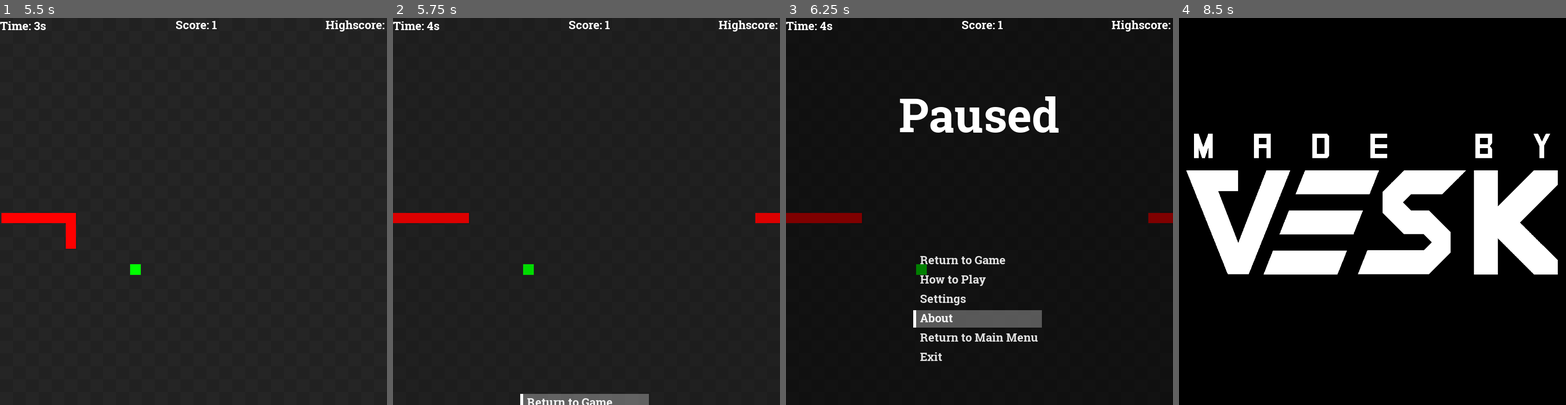
Above: before the commit, frames 1-4 (left to right).
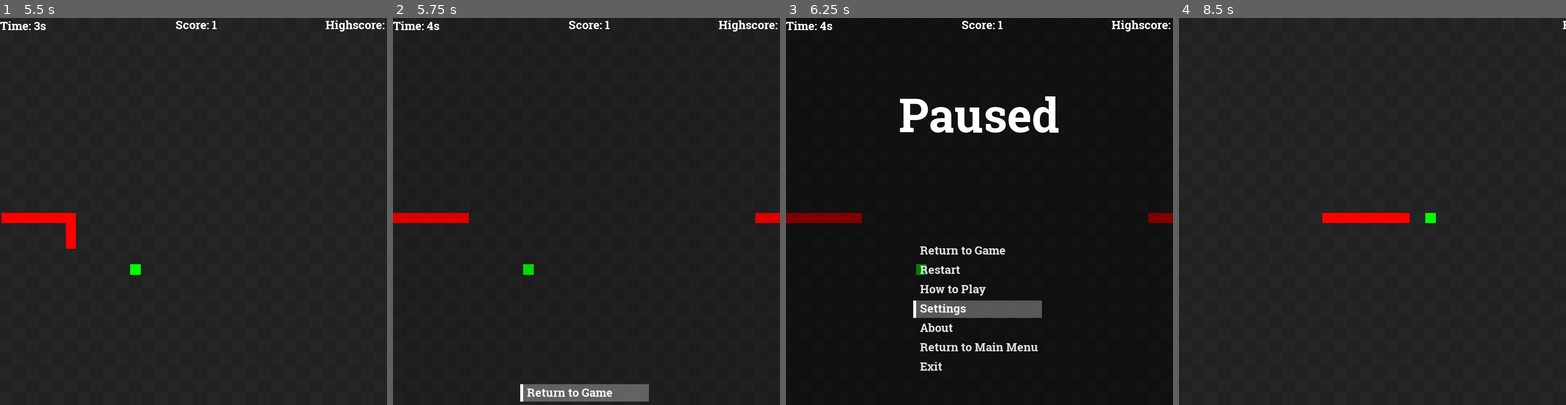
Above: after the commit, the same moments.

Repository: vesk4000/Godol-Snake
Game: Godot game, scene res://Level.tscn
The game is run twice, just before and just after one commit, with the same random seed, the same clock (stepped at 60 frames per second) and the same inputs.
Inputs (mouse positions are in pixels of both pictures, inside the frame that each line leads up to):
- Up to frame 1 (5.5 s): click "How to Play" at 0.5 s; click "Play" at 1.25 s; move the mouse to (278, 192) at 2.02 s; hold Right (ui_right) 2.03-2.78 s; hold Shift (sprint) 2.03-2.78 s; move the mouse to (116, 230) at 2.77 s; hold Down (ui_down) 2.78-3.53 s; tap Shift (sprint) at 2.85, 4.35 s; move the mouse to (232, 126) at 3.52 s; hold Right (ui_right) 3.53-4.28 s; hold Shift (sprint) 3.53-4.28 s; move the mouse to (174, 288) at 4.27 s; hold Up (ui_up) 4.28-5.03 s; move the mouse to (309, 269) at 5.02 s; hold Left (ui_left) from 5.03 s (still down); hold Shift (sprint) from 5.03 s (still down)
- Up to frame 2 (5.75 s): keep holding Left (ui_left); keep holding Shift (sprint); tap Escape (pause) at 5.65 s
- Up to frame 3 (6.25 s): release Left (ui_left) at 5.75 s; release Shift (sprint) at 5.75 s; click "Return to Game" at 5.75 s
- Up to frame 4 (8.5 s): click (1372, 269) at 6.5 s, where only the run after the commit has a clickable "Restart"; click (1372, 300) at 7.25 s, where only the run before the commit has a clickable "Settings"; click (1372, 339) at 8 s, where only the run before the commit has a clickable "Return to Main Menu"

Frame 1 is identical in both runs. In frame 2, 1.3% of the frame differs, in the area x 32-67%, y 94-100%; in frame 3, 3.7%; in frame 4, 100%, in the area x 0-100%, y 0-100%.

Commit message:
Completed Death

Diff:
--- /dev/null
+++ b/Godol' Snake/Flicker.gd
@@ -0,0 +1,28 @@
+extends Node
+
+
+signal first_flicker
+signal second_flicker
+
+var time : float = 1
+var wait_time : float = 1
+
+var flicker = 1
+
+
+func start(_wait_time = wait_time):
+	wait_time = _wait_time
+	time = _wait_time
+	flicker = 1
+
+
+func _process(delta):
+	time -= delta
+	if time <= 0:
+		time = wait_time
+		if flicker == 1:
+			flicker = 2
+			emit_signal("second_flicker")
+		else:
+			flicker = 1
+			emit_signal("first_flicker")
--- /dev/null
+++ b/Godol' Snake/Flicker.tscn
@@ -0,0 +1,6 @@
+[gd_scene load_steps=2 format=2]
+
+[ext_resource path="res://Flicker.gd" type="Script" id=1]
+
+[node name="Flicker" type="Node"]
+script = ExtResource( 1 )
--- /dev/null
+++ b/Godol' Snake/GameOverMenu.gd
@@ -0,0 +1,34 @@
+extends Control
+
+const UnLoadingScreen = preload("res://UI/UnLoadingScreen.tscn")
+var in_animation = true
+
+func _ready():
+	Global.quick_tween($VBoxContainer, "rect_position",
+		Vector2(0, -600), Vector2(0, 0), 0.25, "end_animation", self)
+	Global.quick_tween($VBoxContainer, "rect_size",
+			Vector2(600, 1800), Vector2(600, 600), 0.25)
+
+func end_animation():
+	in_animation = false
+
+
+func _on_Button2_pressed():
+	if in_animation:
+		return
+	in_animation = true
+	var unloading_screen = UnLoadingScreen.instance()
+	get_parent().add_child(unloading_screen)
+
+
+func _on_Button3_pressed():
+	get_tree().quit()
+
+
+func _on_Button_pressed():
+	if in_animation:
+		return
+	in_animation = true
+	Global.skip_main_menu = true
+	var unloading_screen = UnLoadingScreen.instance()
+	get_parent().add_child(unloading_screen)
--- a/Godol' Snake/Global.gd
+++ b/Godol' Snake/Global.gd
@@ -3,10 +3,13 @@
 
 var tile_size = 20
 var tile_padding = 2
+var skip_main_menu = false
 
 var rng = RandomNumberGenerator.new()
 
 onready var SnakeHead = get_node("../Level/Node2D/SnakeHead")
+
+const FlickerNode = preload("res://Flicker.tscn")
 
 func _ready():
 	pass
@@ -99,3 +102,17 @@
 	if end_function != "":
 		timer.connect("timeout", end_function_node, end_function)
 	timer.connect("timeout", timer, "queue_free")
+
+
+func quick_flicker(node, wait_time, first_flicker_function,
+		second_flicker_function, flicker_function_node = self):
+	var flicker = FlickerNode.instance()
+	add_child(flicker)
+	if flicker_function_node == self:
+		flicker_function_node = node
+	if first_flicker_function != "":
+		flicker.connect("first_flicker", flicker_function_node, first_flicker_function)
+	if second_flicker_function != "":
+		flicker.connect("second_flicker", flicker_function_node, second_flicker_function)
+	flicker.start(wait_time)
+	return flicker
--- a/Godol' Snake/SnakeHead.gd
+++ b/Godol' Snake/SnakeHead.gd
@@ -2,7 +2,7 @@
 
 
 # Game states
-enum GameStates {PAUSED, RUNNING, DYING}
+enum GameStates {PAUSED, RUNNING, DYING, DIED}
 var game_state = GameStates.PAUSED
 var game_has_started = false
 
@@ -30,8 +30,9 @@
 var tail = []
 var _last_tail_pos
 
-
-
+# Death
+var flicker
+const GameOverMenu = preload("res://UI/GameOverMenu.tscn")
 
 # Setup
 func _ready():
@@ -90,6 +91,7 @@
 				break
 		if has_collided:
 			die()
+			return
 
 		# Get the position of the very last element of the snake
 		# so that we can create a tail part behind the snake
@@ -129,9 +131,24 @@
 func die():
 	game_state = GameStates.DYING
 	Global.quick_timer(self, 3, "has_died")
+	flicker = Global.quick_flicker(self, 0.25, "hide_snake", "show_snake")
+
+func hide_snake():
+	self.visible = false
+	for i in range(tail.size()):
+		tail[i].visible = false
+
+func show_snake():
+	self.visible = true
+	for i in range(tail.size()):
+		tail[i].visible = true
 
 func has_died():
-	print("death")
+	flicker.queue_free()
+	call_deferred("show_snake")
+	game_state = GameStates.DIED
+	var game_over_menu = GameOverMenu.instance()
+	get_node("../../GUI").add_child(game_over_menu)
 
 
 # Gets the input and sets the direction of the snake accordingly
--- /dev/null
+++ b/Godol' Snake/UI/GameOverMenu.tscn
@@ -0,0 +1,70 @@
+[gd_scene load_steps=4 format=2]
+
+[ext_resource path="res://UI/MenuButton.tscn" type="PackedScene" id=1]
+[ext_resource path="res://UI/Fonts/TitleFont.tres" type="DynamicFont" id=2]
+[ext_resource path="res://GameOverMenu.gd" type="Script" id=3]
+
+[node name="GameOverMenu" type="Control"]
+anchor_right = 1.0
+anchor_bottom = 1.0
+script = ExtResource( 3 )
+__meta__ = {
+"_edit_use_anchors_": false
+}
+
+[node name="VBoxContainer" type="VBoxContainer" parent="."]
+margin_right = 600.0
+margin_bottom = 600.0
+__meta__ = {
+"_edit_use_anchors_": false
+}
+
+[node name="CenterContainer" type="CenterContainer" parent="VBoxContainer"]
+margin_right = 600.0
+margin_bottom = 298.0
+size_flags_horizontal = 3
+size_flags_vertical = 3
+
+[node name="Label" type="Label" parent="VBoxContainer/CenterContainer"]
+margin_left = 114.0
+margin_top = 101.0
+margin_right = 485.0
+margin_bottom = 197.0
+custom_fonts/font = ExtResource( 2 )
+text = "Game Over"
+
+[node name="CenterContainer2" type="CenterContainer" parent="VBoxContainer"]
+margin_top = 302.0
+margin_right = 600.0
+margin_bottom = 600.0
+size_flags_horizontal = 3
+size_flags_vertical = 3
+
+[node name="VBoxContainer" type="VBoxContainer" parent="VBoxContainer/CenterContainer2"]
+margin_left = 203.0
+margin_top = 106.0
+margin_right = 396.0
+margin_bottom = 192.0
+
+[node name="Button" parent="VBoxContainer/CenterContainer2/VBoxContainer" instance=ExtResource( 1 )]
+margin_right = 193.0
+margin_bottom = 26.0
+text = "Play Again"
+default_for_focus = true
+
+[node name="Button2" parent="VBoxContainer/CenterContainer2/VBoxContainer" instance=ExtResource( 1 )]
+margin_top = 30.0
+margin_right = 193.0
+margin_bottom = 56.0
+text = "Return to Main Menu"
+
+[node name="Button3" parent="VBoxContainer/CenterContainer2/VBoxContainer" instance=ExtResource( 1 )]
+margin_top = 60.0
+margin_right = 193.0
+margin_bottom = 86.0
+text = "Exit"
+[connection signal="pressed" from="VBoxContainer/CenterContainer2/VBoxContainer/Button" to="." method="_on_Button_pressed"]
+[connection signal="pressed" from="VBoxContainer/CenterContainer2/VBoxContainer/Button2" to="." method="_on_Button2_pressed"]
+[connection signal="toggled" from="VBoxContainer/CenterContainer2/VBoxContainer/Button2" to="." method="_on_Button2_toggled"]
+[connection signal="pressed" from="VBoxContainer/CenterContainer2/VBoxContainer/Button3" to="." method="_on_Button3_pressed"]
+[connection signal="toggled" from="VBoxContainer/CenterContainer2/VBoxContainer/Button3" to="." method="_on_Button3_toggled"]
--- a/Godol' Snake/UI/LoadingScreen.gd
+++ b/Godol' Snake/UI/LoadingScreen.gd
@@ -1,6 +1,6 @@
 extends TextureRect
 
-
+var skip_main_menu = false
 
 func _on_Timer_timeout():
 	Global.quick_tween(self, "rect_position",
--- a/Godol' Snake/UI/MainMenu.gd
+++ b/Godol' Snake/UI/MainMenu.gd
@@ -5,13 +5,25 @@
 const MenuHowToPlay = preload("res://UI/MenuHowToPlay.tscn")
 
 func _ready():
+	if Global.skip_main_menu:
+		visible = false
+		return
 	Global.quick_tween($VBoxContainer, "rect_position",
 		Vector2(0, -600), Vector2(0, 0), 0.25)
 	Global.quick_tween($VBoxContainer, "rect_size",
 			Vector2(600, 1800), Vector2(600, 600), 0.25)
-	if($"../../Node2D/Fruit"):
+	if($"../../Node2D/SnakeHead"):
 		connect("start_game", $"../../Node2D/SnakeHead", "_on_MainMenu_start_game")
 
+func _process(delta):
+	if Global.skip_main_menu and not get_node_or_null("../LoadingScreen"):
+		Global.skip_main_menu = false
+		if($"../../Node2D/SnakeHead"):
+			connect("start_game", $"../../Node2D/SnakeHead", "_on_MainMenu_start_game")
+#		call_deferred("emit_signal", "start_game")
+#		call_deferred("queue_free")
+		emit_signal("start_game")
+		queue_free()
 
 
 func _on_Button_pressed():
--- a/Godol' Snake/UI/MenuPause.gd
+++ b/Godol' Snake/UI/MenuPause.gd
@@ -61,6 +61,8 @@
 
 
 func _on_Button5_pressed():
+	if in_animation:
+		return
 	in_animation = true
 #	OS.execute(OS.get_executable_path(), [], false)
 #	get_tree().quit()
@@ -68,3 +70,12 @@
 #	get_tree().change_scene("res://Level.tscn")
 	var unloading_screen = UnLoadingScreen.instance()
 	get_parent().add_child(unloading_screen)
+
+
+func _on_Button7_pressed():
+	if in_animation:
+		return
+	in_animation = true
+	Global.skip_main_menu = true
+	var unloading_screen = UnLoadingScreen.instance()
+	get_parent().add_child(unloading_screen)
--- a/Godol' Snake/UI/MenuPause.tscn
+++ b/Godol' Snake/UI/MenuPause.tscn
@@ -42,9 +42,9 @@
 
 [node name="VBoxContainer" type="VBoxContainer" parent="VBoxContainer/CenterContainer2"]
 margin_left = 203.0
-margin_top = 61.0
+margin_top = 46.0
 margin_right = 396.0
-margin_bottom = 237.0
+margin_bottom = 252.0
 
 [node name="Button" parent="VBoxContainer/CenterContainer2/VBoxContainer" instance=ExtResource( 2 )]
 margin_right = 193.0
@@ -52,36 +52,43 @@
 text = "Return to Game"
 default_for_focus = true
 
-[node name="Button2" parent="VBoxContainer/CenterContainer2/VBoxContainer" instance=ExtResource( 2 )]
+[node name="Button7" parent="VBoxContainer/CenterContainer2/VBoxContainer" instance=ExtResource( 2 )]
 margin_top = 30.0
 margin_right = 193.0
 margin_bottom = 56.0
+text = "Restart"
+
+[node name="Button2" parent="VBoxContainer/CenterContainer2/VBoxContainer" instance=ExtResource( 2 )]
+margin_top = 60.0
+margin_right = 193.0
+margin_bottom = 86.0
 text = "How to Play"
 
 [node name="Button3" parent="VBoxContainer/CenterContainer2/VBoxContainer" instance=ExtResource( 2 )]
-margin_top = 60.0
+margin_top = 90.0
 margin_right = 193.0
-margin_bottom = 86.0
+margin_bottom = 116.0
 text = "Settings"
 
 [node name="Button4" parent="VBoxContainer/CenterContainer2/VBoxContainer" instance=ExtResource( 2 )]
-margin_top = 90.0
+margin_top = 120.0
 margin_right = 193.0
-margin_bottom = 116.0
+margin_bottom = 146.0
 text = "About"
 
 [node name="Button5" parent="VBoxContainer/CenterContainer2/VBoxContainer" instance=ExtResource( 2 )]
-margin_top = 120.0
+margin_top = 150.0
 margin_right = 193.0
-margin_bottom = 146.0
+margin_bottom = 176.0
 text = "Return to Main Menu"
 
 [node name="Button6" parent="VBoxContainer/CenterContainer2/VBoxContainer" instance=ExtResource( 2 )]
-margin_top = 150.0
+margin_top = 180.0
 margin_right = 193.0
-margin_bottom = 176.0
+margin_bottom = 206.0
 text = "Exit"
 [connection signal="pressed" from="VBoxContainer/CenterContainer2/VBoxContainer/Button" to="." method="_on_Button_pressed"]
+[connection signal="pressed" from="VBoxContainer/CenterContainer2/VBoxContainer/Button7" to="." method="_on_Button7_pressed"]
 [connection signal="pressed" from="VBoxContainer/CenterContainer2/VBoxContainer/Button2" to="." method="_on_Button2_pressed"]
 [connection signal="pressed" from="VBoxContainer/CenterContainer2/VBoxContainer/Button5" to="." method="_on_Button5_pressed"]
 [connection signal="pressed" from="VBoxContainer/CenterContainer2/VBoxContainer/Button6" to="." method="_on_Button6_pressed"]
